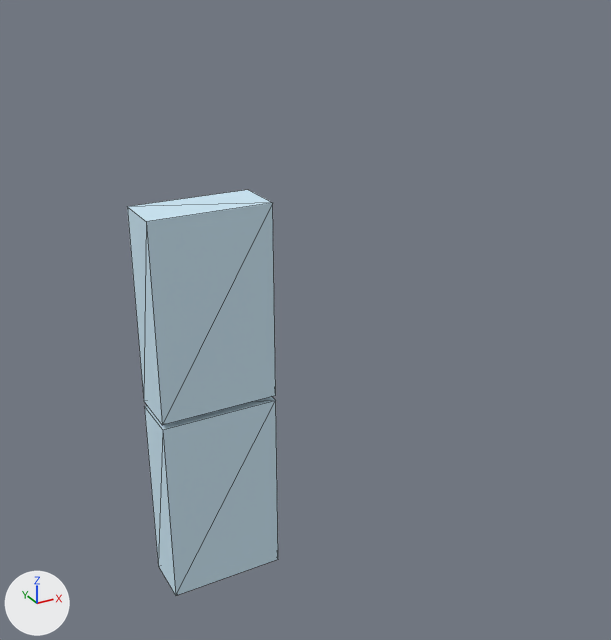
One commit to the glTF model sauvegarde/modeles/boiboites [2].gltf: the scene before it, then after it.
One viewpoint serves both versions: a camera (50 mm lens) standing at (-0.313, -0.251, 0.3) and looking at (-0.096, 0.144, 0.103). Every picture has the same lights, and +X, +Y and +Z are marked at lower left. The first picture is the older version. Mesh edges are drawn as thin lines.

Objects in the first picture: 'Part 1', 'Part 1.001'.
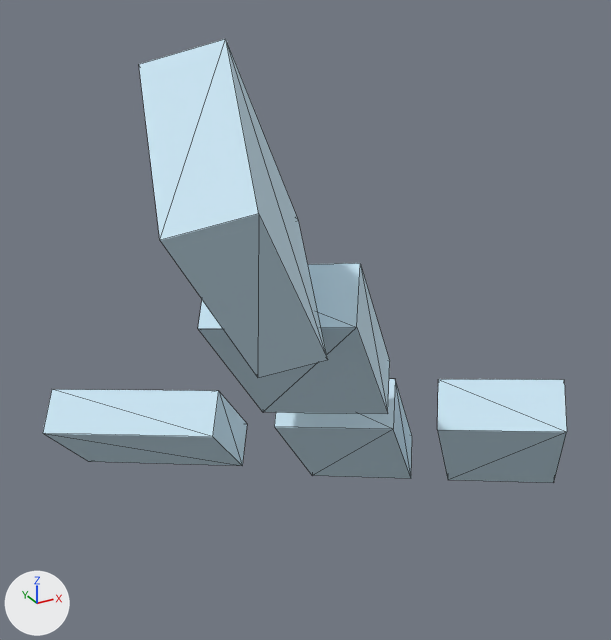
ob_occurrence_of_part_1 is not drawn itself; it is the parent of ob_part_1.
ob_occurrence_of_part_1_001 is not drawn itself; it is the parent of ob_part_1_001.

Changed parts and their boxes [x1, y1, x2, y2] in the pictures (611 x 640 px):
'Part 1.001', moved, turned
    before: [127, 190, 276, 425]
    after: [274, 379, 412, 479]
'Part 1.002', added (blue)
    after: [139, 39, 328, 377]
'Part 1', moved, turned
    before: [144, 397, 278, 596]
    after: [43, 389, 247, 466]
'Part 1.003', added (blue)
    after: [198, 263, 390, 414]
'Part 1.004', added (blue)
    after: [437, 379, 567, 483]

Diff of the bpy script that builds the scene:
```diff
--- a/sauvegarde/modeles/boiboites [2].gltf.py
+++ b/sauvegarde/modeles/boiboites [2].gltf.py
@@ ob_occurrence_of_part_1 @@
 ob_occurrence_of_part_1.parent = ob_assembly_1
-ob_occurrence_of_part_1.location = (-0.151, 0.174, -0.00309)
+ob_occurrence_of_part_1.location = (-0.158, 0.251, 0.00879)
+ob_occurrence_of_part_1.rotation_euler = (1.431, 0.822, 0.773)  # degrees (82, 47, 44)
@@ ob_occurrence_of_part_1_001 @@
 ob_occurrence_of_part_1_001.parent = ob_assembly_1
-ob_occurrence_of_part_1_001.location = (-0.151, 0.174, 0.117)
-ob_occurrence_of_part_1_001.rotation_euler = (0.0, -3.142, 0.0)  # degrees (0, -180, 0)
+ob_occurrence_of_part_1_001.location = (-0.0518, 0.162, 0.0223)
+ob_occurrence_of_part_1_001.rotation_euler = (-0.744, 3.047, -0.696)  # degrees (-43, 175, -40)
@@ ob_part_1_004 @@
+ob_part_1_004 = bpy.data.objects.new('Part 1.004', me_mesh0_mesh)
+ob_part_1_004.parent = ob_occurrence_of_part_1_004
+ob_part_1_004.location = (0.0, 0.0, 0.0)
@@ ob_occurrence_of_part_1_004 @@
+ob_occurrence_of_part_1_004 = bpy.data.objects.new('occurrence of Part 1.004', None)
+ob_occurrence_of_part_1_004.parent = ob_assembly_1
+ob_occurrence_of_part_1_004.location = (0.0218, 0.101, 0.0311)
+ob_occurrence_of_part_1_004.rotation_euler = (0.744, -0.0949, -0.696)  # degrees (43, -5.4, -40)
@@ ob_part_1_003 @@
+ob_part_1_003 = bpy.data.objects.new('Part 1.003', me_mesh0_mesh)
+ob_part_1_003.parent = ob_occurrence_of_part_1_003
+ob_part_1_003.location = (0.0, 0.0, 0.0)
@@ ob_occurrence_of_part_1_003 @@
+ob_occurrence_of_part_1_003 = bpy.data.objects.new('occurrence of Part 1.003', None)
+ob_occurrence_of_part_1_003.parent = ob_assembly_1
+ob_occurrence_of_part_1_003.location = (-0.135, 0.0744, 0.108)
+ob_occurrence_of_part_1_003.rotation_euler = (-2.398, -0.0949, -0.696)  # degrees (-137, -5.4, -40)
@@ ob_part_1_002 @@
+ob_part_1_002 = bpy.data.objects.new('Part 1.002', me_mesh0_mesh)
+ob_part_1_002.parent = ob_occurrence_of_part_1_002
+ob_part_1_002.location = (0.0, 0.0, 0.0)
@@ ob_occurrence_of_part_1_002 @@
+ob_occurrence_of_part_1_002 = bpy.data.objects.new('occurrence of Part 1.002', None)
+ob_occurrence_of_part_1_002.parent = ob_assembly_1
+ob_occurrence_of_part_1_002.location = (-0.198, 0.0357, 0.2)
+ob_occurrence_of_part_1_002.rotation_euler = (-0.348, -0.677, 1.298)  # degrees (-20, -39, 74)
```
